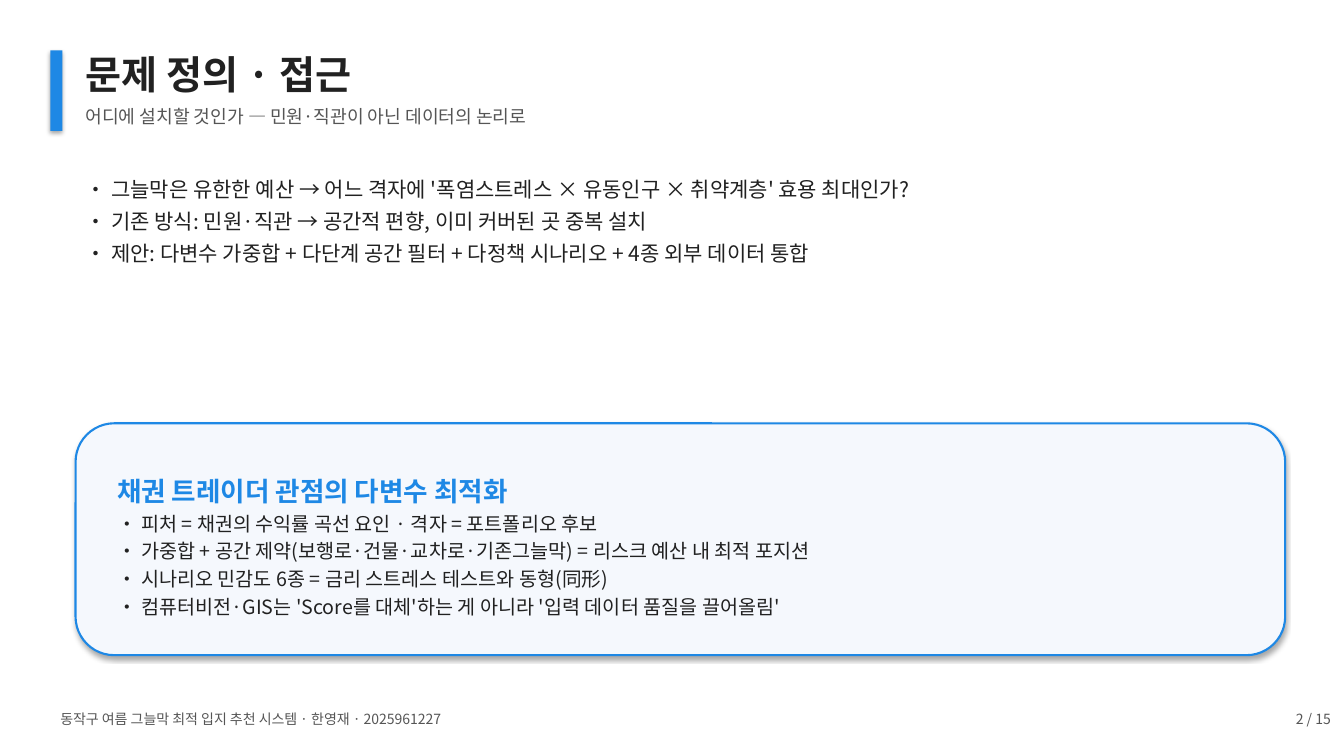
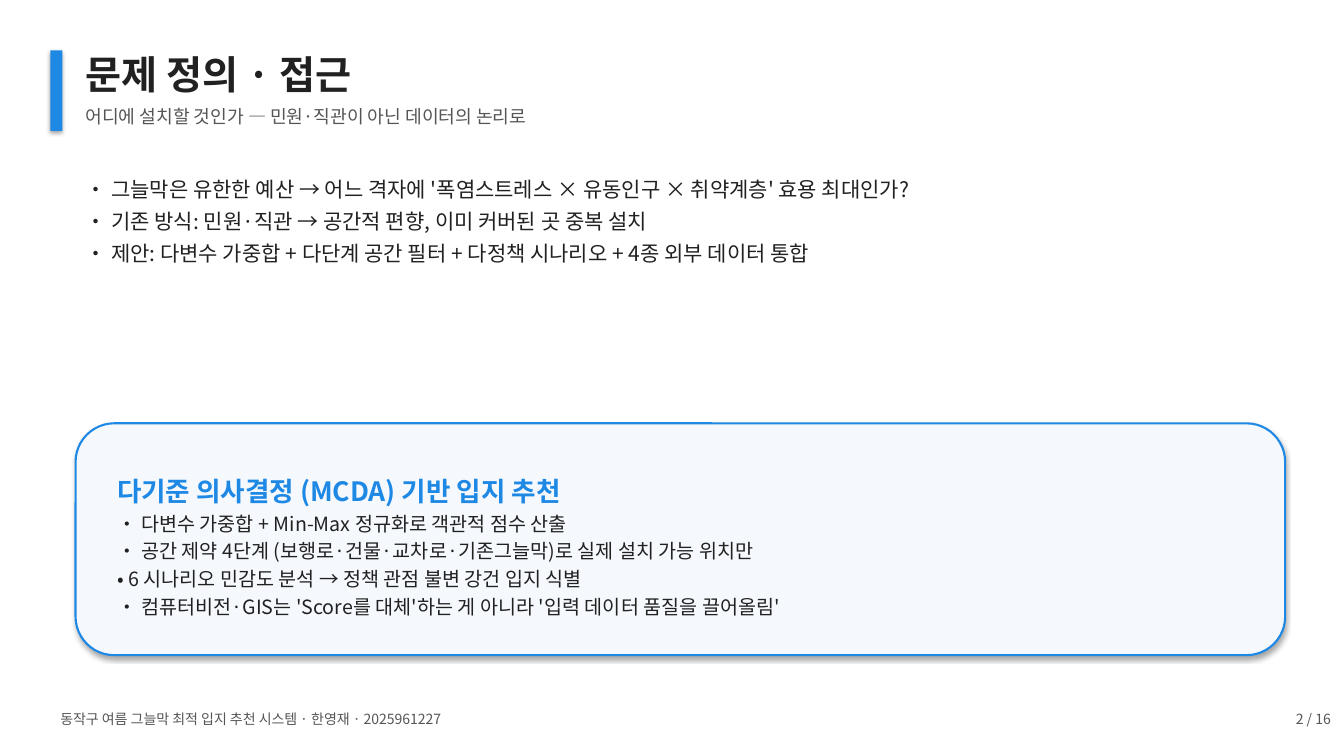
Before and after one commit to thgtot92/project_1, a slide deck: slide 2 of presentation/동작구_그늘막_최종발표.pptx. Drawn at 1344x756 pixels with LibreOffice and Linux fonts; fonts in the diff are those of the drawing. Boxes give left, top, right and bottom in pixels: in the first picture for what was removed or moved away, otherwise in the second. Text is boxed around its words. In the diff, an @@ line names an element or a change of style, - is before the commit and + after.

```diff
--- a/presentation/동작구_그늘막_최종발표.pptx
+++ b/presentation/동작구_그늘막_최종발표.pptx
@@ text in rounded rectangle at [117, 478, 753, 588]: text changed @@
-채권 트레이더 관점의 다변수 최적화
-• 피처 = 채권의 수익률 곡선 요인 · 격자 = 포트폴리오 후보
-• 가중합 + 공간 제약(보행로·건물·교차로·기존그늘막) = 리스크 예산 내 최적 포지션
-• 시나리오 민감도 6종 = 금리 스트레스 테스트와 동형(同形)
+다기준 의사결정 (MCDA) 기반 입지 추천
+• 다변수 가중합 + Min-Max 정규화로 객관적 점수 산출
+• 공간 제약 4단계 (보행로·건물·교차로·기존그늘막)로 실제 설치 가능 위치만
+• 6 시나리오 민감도 분석 → 정책 관점 불변 강건 입지 식별
@@ text at [1296, 713, 1331, 724]: text changed @@
-2 / 15
+2 / 16
```
Also in this commit, not shown: 13 other slides changed, 1 slide added, 12 other files.
